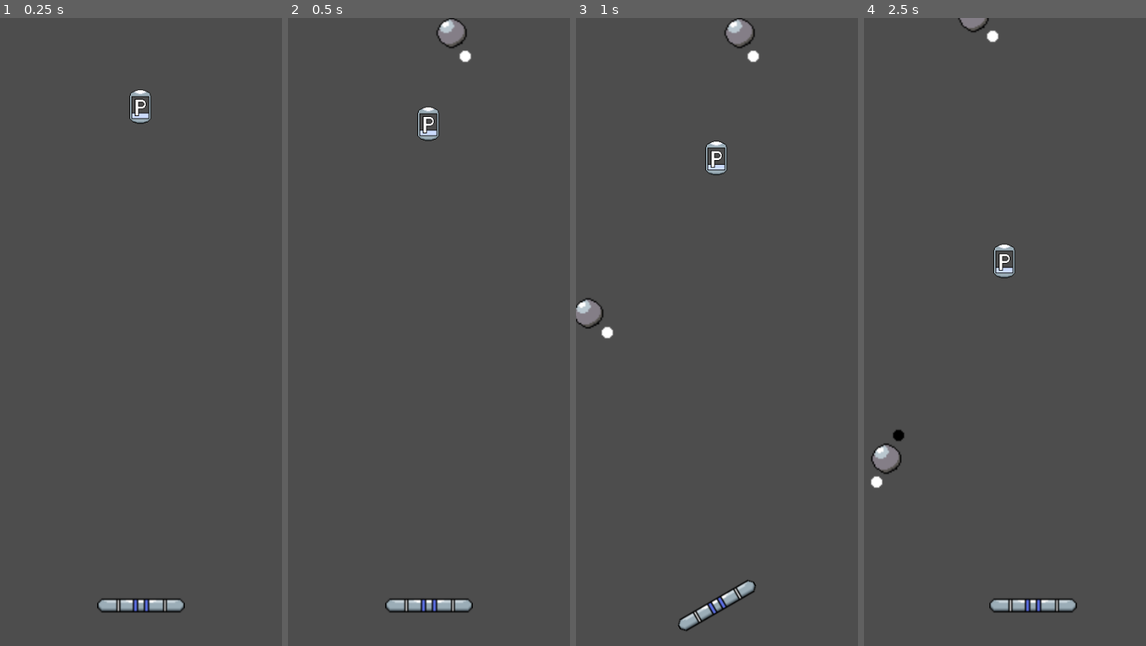
Above: before the commit, frames 1-4 (left to right).
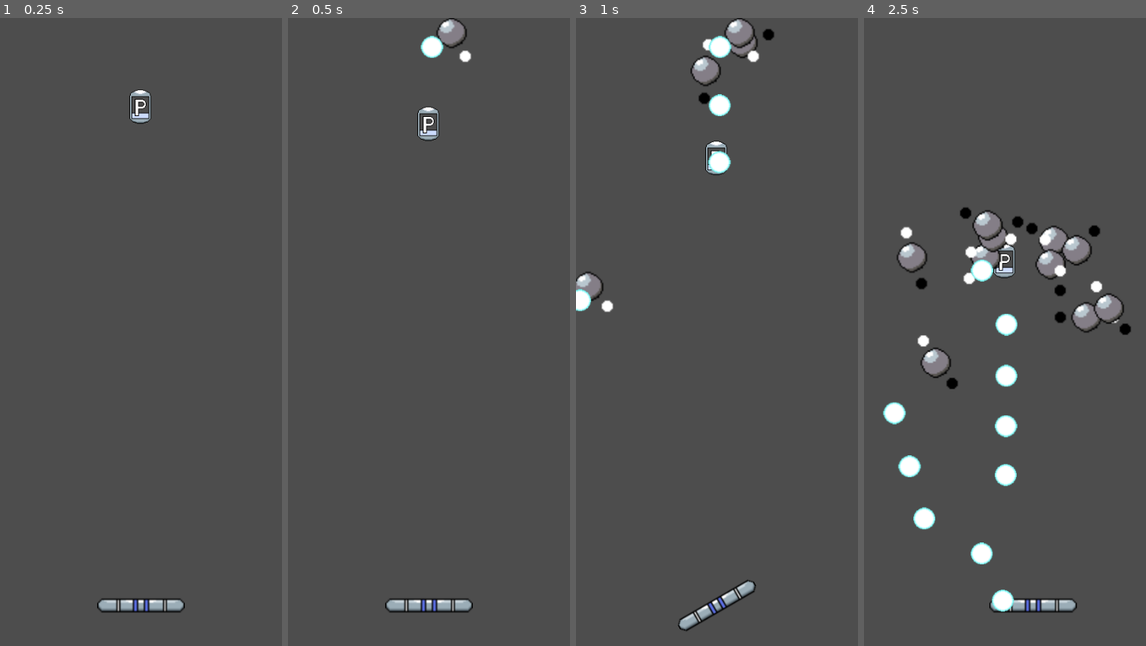
Above: after the commit, the same moments.

Repository: dommie123/Bullet_Hell
Game: Godot game, scene res://nodes/main.tscn
The game is run twice, just before and just after one commit, with the same random seed, the same clock (stepped at 60 frames per second) and the same inputs.
Inputs (mouse positions are in pixels of both pictures, inside the frame that each line leads up to):
- Up to frame 1 (0.25 s): no input
- Up to frame 2 (0.5 s): no input
- Up to frame 3 (1 s): move the mouse to (717, 608) at 0.52 s; press the mouse at (717, 608) at 0.53 s
- Up to frame 4 (2.5 s): move the mouse to (948, 363) at 1.27 s; release the mouse at (948, 363) at 1.28 s; right-click (948, 363) at 1.35 s; move the mouse to (1033, 193) at 2.02 s; tap Space (shift) at 2.1 s

Frame 1 is identical in both runs. In frame 2, 0.2% of the frame differs, in the area x 46-56%, y 2-7%; in frame 3, 2.1%; in frame 4, 6.9%, in the area x 2-95%, y 0-95%.

Commit message:
Bullet reflection speed normalized

Diff:
--- a/nodes/bullet.tscn
+++ b/nodes/bullet.tscn
@@ -22,8 +22,8 @@
 
 [node name="Bullet" type="RigidBody2D"]
 material = SubResource("ShaderMaterial_trqu3")
-collision_layer = 0
-collision_mask = 0
+position = Vector2(203, 63)
+collision_layer = 2
 physics_material_override = SubResource("PhysicsMaterial_s2m05")
 gravity_scale = 0.0
 max_contacts_reported = 1
@@ -31,7 +31,7 @@
 script = ExtResource("1_6leip")
 
 [node name="Icon" type="Sprite2D" parent="."]
-scale = Vector2(1.07227, 1.0625)
+scale = Vector2(1.008, 1)
 texture = ExtResource("1_reotx")
 
 [node name="CollisionShape2D" type="CollisionShape2D" parent="."]
--- a/nodes/enemy.tscn
+++ b/nodes/enemy.tscn
@@ -150,14 +150,16 @@
 
 [node name="Enemy" type="RigidBody2D"]
 position = Vector2(37, 33)
-collision_layer = 4
-collision_mask = 8
+collision_layer = 16
+collision_mask = 256
 gravity_scale = 0.0
 max_contacts_reported = 1
 contact_monitor = true
 lock_rotation = true
 script = ExtResource("1_m52gn")
 bullet_scene = ExtResource("2_yxds1")
+currentState = 2
+xYInverted = true
 
 [node name="AnimatedSprite2D" type="AnimatedSprite2D" parent="."]
 scale = Vector2(2, 2)
--- a/nodes/player.tscn
+++ b/nodes/player.tscn
@@ -11,7 +11,7 @@
 
 [node name="Player" type="RigidBody2D"]
 position = Vector2(0, 550)
-collision_mask = 10
+collision_mask = 64
 physics_material_override = SubResource("PhysicsMaterial_tbeve")
 gravity_scale = 0.0
 max_contacts_reported = 1
--- a/project.godot
+++ b/project.godot
@@ -52,13 +52,8 @@
 2d_physics/layer_6="Enemy Magenta"
 2d_physics/layer_7="Bullet Cyan"
 2d_physics/layer_8="Bullet Magenta"
-
-[layer_names]
-
-2d_physics/layer_1="Player"
-2d_physics/layer_2="Bullet"
-2d_physics/layer_3="Enemy"
-2d_physics/layer_4="ReflectedBullet"
+2d_physics/layer_9="BulletReflected Cyan"
+2d_physics/layer_10="BulletReflected Magenta"
 
 [rendering]
 
--- a/scripts/Main.gd
+++ b/scripts/Main.gd
@@ -92,7 +92,7 @@
 		enemySpawner.position.y = -50
 	else:
 		enemySpawner.position.x = -50
-		enemySpawner.position.y = randf_range(150, 800)
+		enemySpawner.position.y = randf_range(150, 700)
 
 	enemySpawner.enemyCount = currentEnemiesPerSpawner
 	enemySpawner.funcIndex = phase
--- a/scripts/bullet.gd
+++ b/scripts/bullet.gd
@@ -2,6 +2,7 @@
 
 signal bullet_hit
 
+var speed: float
 var damage: int
 var pierce: int
 var bulletGrace: bool
@@ -13,9 +14,11 @@
 var bulletColor : color
 
 func _ready():
+	speed = 350
 	damage = 1
 	pierce = 1
 	bulletGrace = false
+	linear_velocity = linear_velocity.normalized() * speed
 
 	cyanBulletTexture = load("res://assets/Cyan Bullet.png")
 	magentaBulletTexture = load("res://assets/Magenta Bullet.png")
@@ -48,8 +51,9 @@
 func _on_body_entered(body):
 #	print()
 	if "Player" in body.name:
+		linear_velocity = linear_velocity.normalized() * speed
 #		set_collision_mask_value(3, true)
-		set_collision_layer_value(4, true)
+		set_collision_layer_value(9, true)
 #		set_collision_layer_value(2, false)
 #		set_collision_mask_value(1, false)
 
--- a/scripts/enemy.gd
+++ b/scripts/enemy.gd
@@ -100,7 +100,7 @@
 	var direction = $BulletLauncher.rotation
 
 	# Choose the velocity for the bullet
-	var velocity = Vector2(350, 0)
+	var velocity = Vector2(1, 0)
 	bullet.linear_velocity = velocity.rotated(direction)
 
 	add_sibling(bullet)
